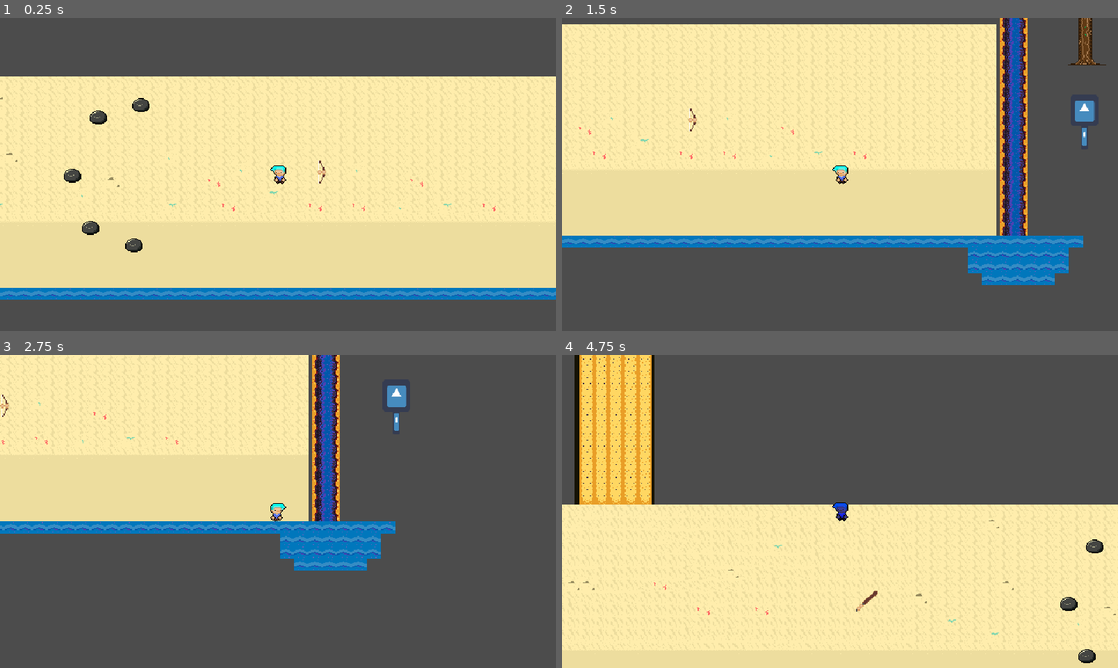
Above: before the commit, frames 1-4 (two rows, left to right).
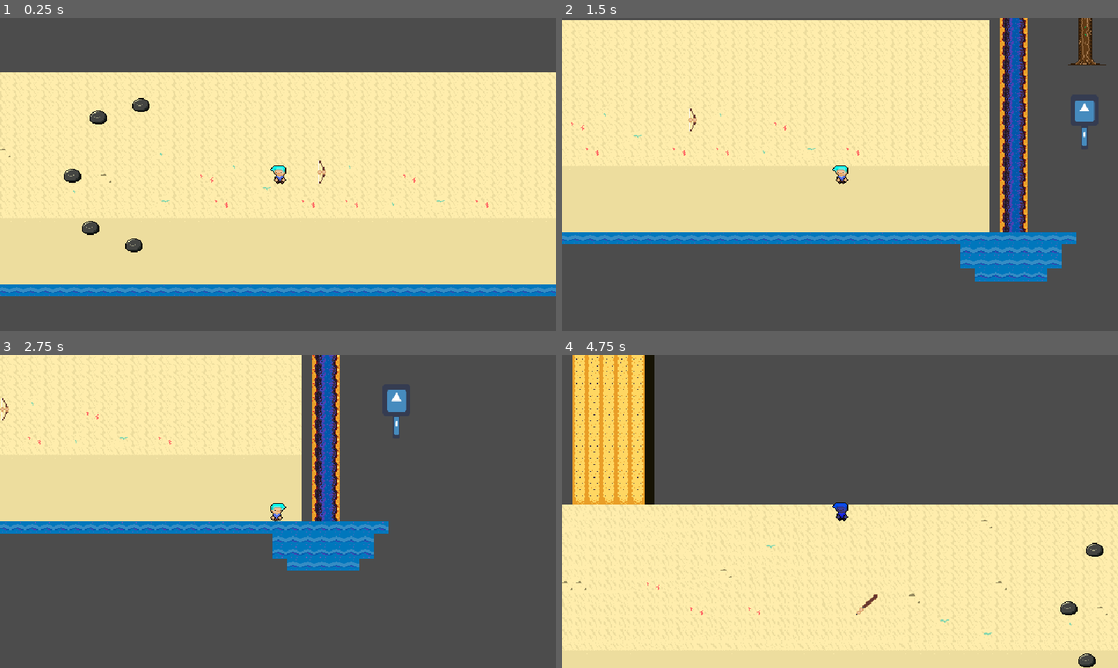
Above: after the commit, the same moments.

Repository: kjanuska/Independent-Study-Game
Game: Godot game, scene res://Scenes/Main.tscn
Two runs of this game, one before a commit and one after it. Both use one fixed random seed, a clock stepped at 60 frames per second and the inputs below. The engine's default icon, where the game draws it, is replaced by a stand-in: a white triangle on a blue panel in a dark square.
Inputs (mouse positions are in pixels of both pictures, inside the frame that each line leads up to):
- Up to frame 1 (0.25 s): no input
- Up to frame 2 (1.5 s): tap Enter at 0.5 s; move the mouse to (962, 158) at 0.52 s; hold D (ui_right) 0.53-1.28 s; hold Space (dash) 0.53-1.28 s; click (962, 158) at 0.8 s; move the mouse to (728, 190) at 1.27 s; hold S (ui_down) from 1.28 s (still down); click (728, 190) at 1.35 s
- Up to frame 3 (2.75 s): right-click (166, 527) at 1.55 s; tap Space (dash) at 2, 2.3 s; move the mouse to (333, 442) at 2.02 s; release S (ui_down) at 2.03 s; hold D (ui_right) from 2.03 s (still down); hold Right mouse button (shoot) from 2.03 s (still down)
- Up to frame 4 (4.75 s): move the mouse to (812, 574) at 2.77 s; release D (ui_right) at 2.78 s; release Right mouse button (shoot) at 2.78 s; hold W (ui_up) 2.78-3.53 s; tap E (Interact) at 2.85 s; click (812, 574) at 3.05 s; move the mouse to (1006, 558) at 3.52 s; hold Space (dash) 3.53-4.28 s; hold A (ui_left) from 3.53 s (still down); right-click (1006, 558) at 3.8 s; move the mouse to (673, 464) at 4.27 s; click (673, 464) at 4.35 s; tap Space (dash) at 4.55 s

The runs differ from the first frame. In frame 1, 6.0% of the frame differs, in the area x 0-100%, y 17-90%; in frame 2, 7.6%, in the area x 0-94%, y 0-86%; in frame 3, 3.9%; in frame 4, 5.2%.

Commit message:
bug fixes

Diff:
--- a/Scenes/Bow/Bow.tscn
+++ b/Scenes/Bow/Bow.tscn
@@ -64,3 +64,4 @@
 texture = ExtResource( 3 )
 hframes = 16
 frame = 12
+[connection signal="animation_finished" from="AnimationPlayer" to="." method="_on_AnimationPlayer_animation_finished"]
--- a/Scenes/Log.tscn
+++ b/Scenes/Log.tscn
@@ -26,6 +26,12 @@
 [node name="AnimationPlayer" type="AnimationPlayer" parent="."]
 anims/fall = SubResource( 1 )
 
+[node name="TileMap2" type="TileMap" parent="."]
+tile_set = ExtResource( 2 )
+cell_size = Vector2( 16, 16 )
+format = 1
+tile_data = PoolIntArray( -393217, -1610612736, 2 )
+
 [node name="TileMap" type="TileMap" parent="."]
 tile_set = ExtResource( 2 )
 cell_size = Vector2( 16, 16 )
--- a/Scenes/Main.tscn
+++ b/Scenes/Main.tscn
@@ -21,6 +21,7 @@
 extents = Vector2( 31.4229, 34.4232 )
 
 [node name="Main" type="Node2D"]
+position = Vector2( -268.758, -163.814 )
 
 [node name="Sprite" type="Sprite" parent="."]
 modulate = Color( 0.411765, 0.313726, 0.0509804, 1 )
@@ -45,9 +46,12 @@
 position = Vector2( 1470, 220 )
 
 [node name="Beach" type="TileMap" parent="Obstacles"]
+editor/display_folded = true
+position = Vector2( -8.42889, -4.59758 )
 scale = Vector2( 1.04173, 0.895032 )
 tile_set = ExtResource( 5 )
 cell_size = Vector2( 16, 16 )
+cell_tile_origin = 1
 format = 1
 tile_data = PoolIntArray( -1507313, -1610612729, 196609, -1507312, -1610612729, 196609, -1507311, -1610612729, 196609,  …(32028 unchanged characters)…
 
@@ -159,7 +163,6 @@
 
 [node name="Player" parent="." instance=ExtResource( 12 )]
 position = Vector2( 286.732, 149.764 )
-
 [connection signal="body_entered" from="Pickup Melee" to="Pickup Melee" method="_on_Area2D_body_entered"]
 [connection signal="body_exited" from="Pickup Melee" to="Pickup Melee" method="_on_Area2D_body_exited"]
 [connection signal="body_entered" from="Pickup Bow" to="Pickup Bow" method="_on_Area2D_body_entered"]
--- a/Scenes/Player.tscn
+++ b/Scenes/Player.tscn
@@ -238,7 +238,7 @@
 script = ExtResource( 3 )
 
 [node name="CollisionShape2D" type="CollisionShape2D" parent="Hurtbox"]
-position = Vector2( -0.569174, -8.9407e-008 )
+position = Vector2( -0.569174, -8.9407e-08 )
 shape = SubResource( 3 )
 
 [node name="InvincibilityPeriod" type="Timer" parent="Hurtbox"]
@@ -298,6 +298,7 @@
 
 [node name="WeaponSpawner" type="Node2D" parent="Spawners"]
 script = ExtResource( 15 )
-
+[connection signal="timeout" from="WeaponTimers/MeleeCooldown" to="." method="_on_MeleeCooldown_timeout"]
+[connection signal="timeout" from="WeaponTimers/RangedCooldown" to="." method="_on_RangedCooldown_timeout"]
 [connection signal="timeout" from="DashTimer" to="MovementStates/Dash" method="_on_DashTimer_timeout"]
 [connection signal="timeout" from="Hurtbox/InvincibilityPeriod" to="Hurtbox" method="_on_InvincibilityPeriod_timeout"]
--- a/Scenes/Sword.tscn
+++ b/Scenes/Sword.tscn
@@ -64,7 +64,7 @@
 }
 
 [node name="Sword" type="Node2D"]
-position = Vector2( -1.52588e-005, 3.8147e-006 )
+position = Vector2( -1.52588e-05, 3.8147e-06 )
 script = ExtResource( 1 )
 
 [node name="Sprite" type="Sprite" parent="."]
@@ -87,5 +87,5 @@
 [node name="AnimationPlayer" type="AnimationPlayer" parent="."]
 anims/attack = SubResource( 2 )
 anims/idle = SubResource( 3 )
-
 [connection signal="area_entered" from="Sprite/Area2D" to="." method="_on_Area2D_area_entered"]
+[connection signal="animation_finished" from="AnimationPlayer" to="." method="_on_AnimationPlayer_animation_finished"]
--- a/Scripts/Player.gd
+++ b/Scripts/Player.gd
@@ -4,9 +4,11 @@
 var player
 var player_animation
 
-var attack_cooldown
+var melee_cooldown
+var ranged_cooldown
 var timer
 var weapon_animation_player
+var anim_finished = false
 var is_flipped
 
 # weapon currently in hand
@@ -30,6 +32,8 @@
 	player = get_node(".")
 	player.set_z_index(1)
 	player_animation = $AnimationTree.get("parameters/playback")
+	melee_cooldown = $WeaponTimers/MeleeCooldown
+	ranged_cooldown = $WeaponTimers/RangedCooldown
 
 func _physics_process(_delta):
 	if Input.is_action_just_pressed("ui_cancel"):
@@ -45,6 +49,7 @@
 	if current_weapon:
 			current_weapon.get_node("Sprite").flip_v = is_flipped
 	return mouse_rotation
+
 """
 below is old rotation code that rotated weapon around a point in the player's hand depending on which side
 the player was facing
@@ -73,23 +78,24 @@
 func equip():
 	current_weapon = current_weapon.instance()
 	player.add_child(current_weapon)
-	current_weapon.set_global_position(player.get_position())
+	current_weapon.set_global_position(player.get_global_position())
 	current_weapon.set_rotation(get_input_rotation())
-	attack_cooldown = timer
+	timer = current_weapon.time
 	weapon_animation_player = current_weapon.get_node("AnimationPlayer")
 
 func shoot_weapon():
-	if attack_cooldown.is_stopped():
-		weapon_animation_player.play("attack")
-		var projectile = ammo.instance()
-		var projectile_rotation = mouse_rotation
-		projectile.set_rotation(projectile_rotation)
-		projectile.set_global_position(current_weapon.get_global_position())
-		player.add_child(projectile)
-		var direction_vector = (get_global_mouse_position() - self.get_position()).normalized()
-		projectile.direction = direction_vector
-		projectile.set_speed(ammo_speed)
-		attack_cooldown.start()
+	weapon_animation_player.play("attack")
+	var projectile = ammo.instance()
+	var projectile_rotation = mouse_rotation
+	projectile.set_rotation(projectile_rotation)
+	projectile.set_global_position(current_weapon.get_global_position())
+	player.add_child(projectile)
+	var direction_vector = (get_global_mouse_position() - self.get_global_position()).normalized()
+	projectile.direction = direction_vector
+	projectile.set_speed(ammo_speed)
+	if anim_finished:
+		anim_finished = false
+		ranged_cooldown.start()
 
 func shoot_charged():
 	weapon_animation_player.play("attack")
@@ -104,4 +110,13 @@
 
 func melee_attack():
 	current_weapon.playAnim("attack")
-	attack_cooldown.start()
+	if anim_finished:
+		anim_finished = false
+		current_weapon.playAnim("idle")
+		melee_cooldown.start()
+
+func _on_MeleeCooldown_timeout():
+	$WeaponTimers/MeleeCooldown.stop()
+
+func _on_RangedCooldown_timeout():
+	$WeaponTimers/RangedCooldown.stop()
--- /dev/null
+++ b/Scripts/PlayerVar.gd
@@ -0,0 +1,3 @@
+extends Node
+
+onready var player = get_tree().get_root().get_node("Main").get_node("Player")
--- a/Scripts/StateMachine/Weapons/AttackEquipped.gd
+++ b/Scripts/StateMachine/Weapons/AttackEquipped.gd
@@ -6,21 +6,22 @@
 	owner.current_weapon.set_rotation(get_input_rotation())
 
 func get_ranged_input():
-	if Input.is_action_pressed("shoot"):
-		count += 1
-		if owner.charge_ranged:
-			if count == 80:
-				owner.weapon_animation_player.play("charge")
-				owner.count = count
-		else:
-			owner.shoot_weapon()
-			count = 0
+	if owner.ranged_cooldown.is_stopped():
+		if Input.is_action_pressed("shoot"):
+			count += 1
+			if owner.charge_ranged:
+				if count == 80:
+					owner.weapon_animation_player.play("charge")
+					owner.count = count
+			else:
+				owner.shoot_weapon()
+				count = 0
 
-	if Input.is_action_just_released("shoot") && owner.charge_ranged:
-		owner.shoot_charged()
-		count = owner.count
+		if Input.is_action_just_released("shoot") && owner.charge_ranged:
+			owner.shoot_charged()
+			count = owner.count
 
 func get_melee_input():
-	if Input.is_action_just_pressed("melee"):
-		if owner.attack_cooldown.is_stopped():
+	if owner.melee_cooldown.is_stopped():
+		if Input.is_action_just_pressed("melee"):
 			owner.melee_attack()
--- a/Scripts/StateMachine/Weapons/States/Melee.gd
+++ b/Scripts/StateMachine/Weapons/States/Melee.gd
@@ -2,6 +2,7 @@
 
 func enter():
 	owner.equip()
+	owner.get_node("WeaponTimers").get_node("MeleeCooldown").wait_time = owner.timer
 
 func update(_delta):
 	.set_weapon_rotation()
--- a/Scripts/StateMachine/Weapons/States/Ranged.gd
+++ b/Scripts/StateMachine/Weapons/States/Ranged.gd
@@ -2,6 +2,7 @@
 
 func enter():
 	owner.equip()
+	owner.get_node("WeaponTimers").get_node("RangedCooldown").wait_time = owner.timer
 	owner.weapon_animation_player.play("idle")
 
 func update(_delta):
--- a/Scripts/StateMachine/Weapons/States/Transition.gd
+++ b/Scripts/StateMachine/Weapons/States/Transition.gd
@@ -10,7 +10,6 @@
 
 func update(_delta):
 	.get_input_rotation()
-
 # specific weapon ids for each type
 # melee in 1s
 # 0 = sword
--- a/Scripts/Weapons/Melee/Sword/Sword.gd
+++ b/Scripts/Weapons/Melee/Sword/Sword.gd
@@ -1,6 +1,7 @@
 extends Node
 
 var id = 0
+var time = 0.5
 
 func playAnim(animation):
 	$AnimationPlayer.play(animation)
@@ -8,3 +9,6 @@
 func _on_Area2D_area_entered(area):
 	if area.is_in_group("hurtbox"):
 		area.take_damage()
+
+func _on_AnimationPlayer_animation_finished(anim_name):
+	PlayerVar.player.anim_finished = true
--- a/Scripts/Weapons/Ranged/Bow/Bow.gd
+++ b/Scripts/Weapons/Ranged/Bow/Bow.gd
@@ -1,3 +1,7 @@
 extends Node2D
 
 var id = 10
+var time = 1
+
+func _on_AnimationPlayer_animation_finished(anim_name):
+	PlayerVar.player.anim_finished = true
--- a/project.godot
+++ b/project.godot
@@ -22,6 +22,7 @@
 [autoload]
 
 SignalManager="*res://Scripts/SignalManager.gd"
+PlayerVar="*res://Scripts/PlayerVar.gd"
 
 [debug]
 
